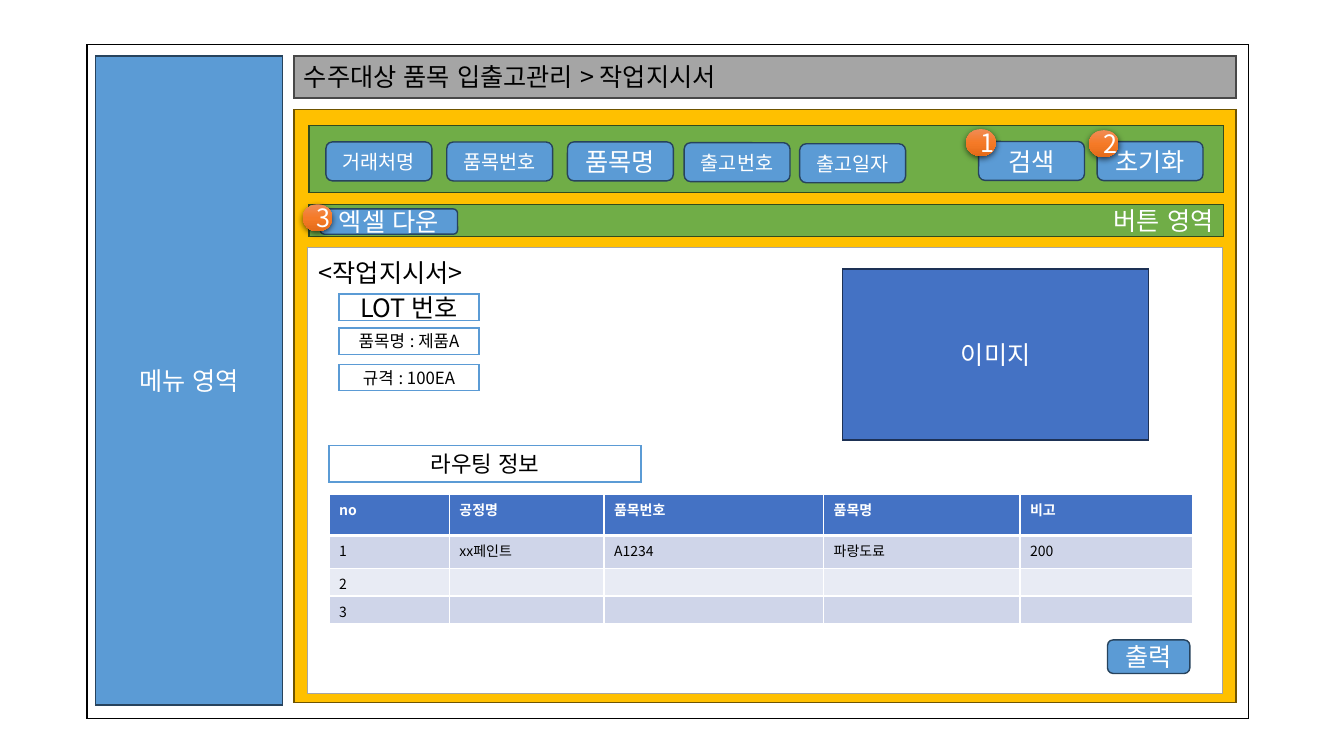
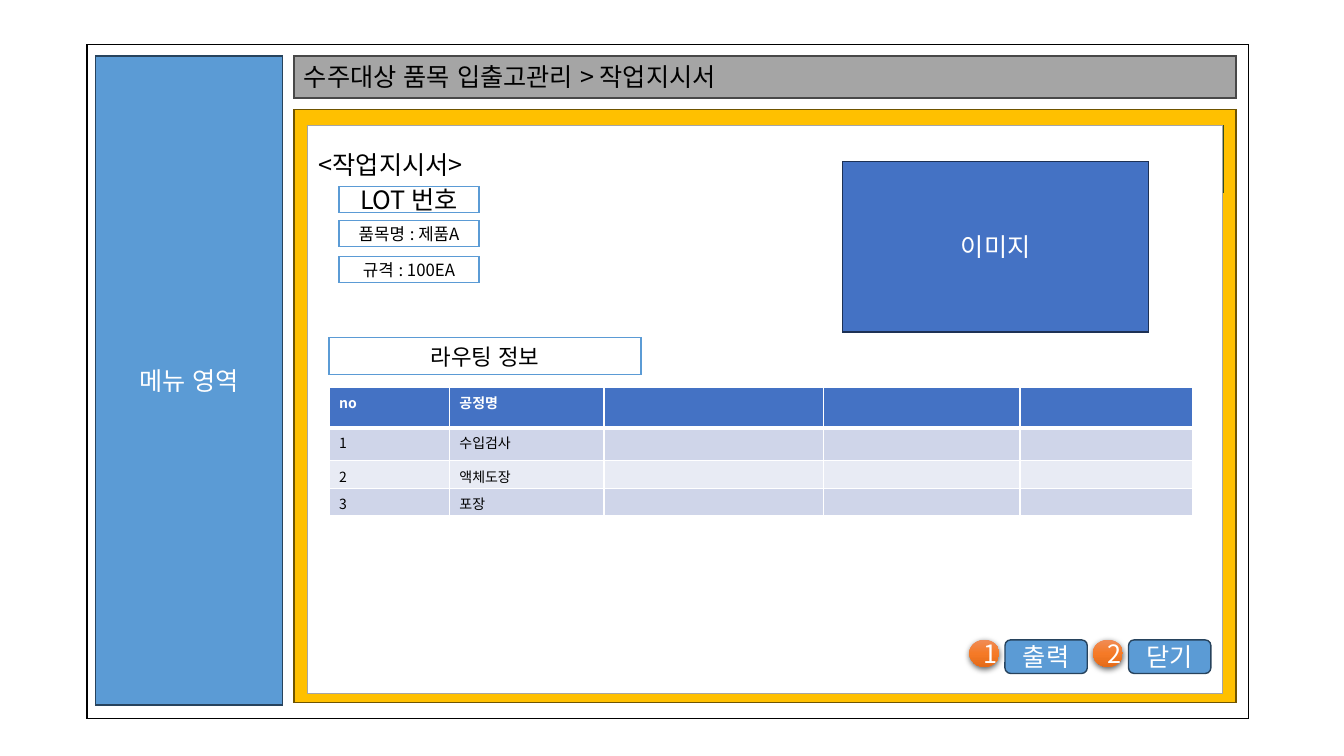
Before and after one commit to pky6147/ThreeCode, a slide deck: slide 19 of 문서/김성민/화면설계(진행현황, 작업지시,출하증 제외).pptx (slide 20 before the commit). Drawn at 1344x756 pixels with LibreOffice and Linux fonts; fonts in the diff are those of the drawing. Boxes give left, top, right and bottom in pixels: in the first picture for what was removed or moved away, otherwise in the second. Text is boxed around its words. In the diff, an @@ line names an element or a change of style, - is before the commit and + after.

```diff
--- a/문서/김성민/화면설계(진행현황, 작업지시,출하증 제외).pptx
+++ b/문서/김성민/화면설계(진행현황, 작업지시,출하증 제외).pptx
@@ rectangle: place and size @@
-rectangle at bbox=[308, 248, 1222, 694]
+rectangle at bbox=[308, 126, 1222, 694]
@@ rounded rectangle removed at bbox=[326, 142, 432, 181] @@
-거래처명
@@ rounded rectangle removed at bbox=[447, 142, 553, 181] @@
-품목번호
@@ rounded rectangle removed at bbox=[568, 142, 674, 181] @@
-품목명
@@ rounded rectangle removed at bbox=[685, 143, 790, 182] @@
-출고번호
@@ rounded rectangle removed at bbox=[800, 144, 905, 184] @@
-출고일자
@@ rounded rectangle removed at bbox=[979, 141, 1085, 180] @@
-검색
@@ rounded rectangle removed at bbox=[1097, 142, 1203, 181] @@
-초기화
@@ ellipse removed at bbox=[302, 205, 333, 232] @@
-3
@@ rectangle removed at bbox=[309, 205, 1223, 237] @@
-버튼 영역
@@ rounded rectangle removed at bbox=[321, 209, 458, 234] @@
-엑셀 다운
@@ rectangle "LOT 번호": place and size @@
-rectangle "LOT 번호" at bbox=[339, 294, 479, 321]
+rectangle "LOT 번호" at bbox=[339, 187, 479, 213]
@@ rectangle "규격 : 100EA": place and size @@
-rectangle "규격 : 100EA" at bbox=[339, 364, 479, 390]
+rectangle "규격 : 100EA" at bbox=[339, 257, 479, 283]
@@ 3 rectangles, 1 text, 1 table: place and size @@
-3 rectangles, 1 text, 1 table at bbox=[319, 261, 1193, 624]
+3 rectangles, 1 text, 1 table at bbox=[319, 153, 1193, 516]
@@ table at bbox=[330, 387, 1193, 516] @@
-row 1: no | 공정명 | 품목번호 | 품목명 | 비고
+row 1: no | 공정명 |  |  | 
-row 2: 1 | xx페인트 | A1234 | 파랑도료 | 200
+row 2: 1 | 수입검사 |  |  | 
-row 3, column 2: 
+row 3, column 2: 액체도장
-row 4, column 2: 
+row 4, column 2: 포장
@@ text in rectangle at bbox=[694, 390, 835, 422]: text added @@
+Content영역
@@ ellipse "1": place and size @@
-ellipse "1" at bbox=[966, 129, 996, 156]
+ellipse "1" at bbox=[970, 640, 1000, 667]
@@ rounded rectangle "출력": place and size @@
-rounded rectangle "출력" at bbox=[1108, 640, 1191, 674]
+rounded rectangle "출력" at bbox=[1005, 640, 1088, 674]
@@ ellipse "2": place and size @@
-ellipse "2" at bbox=[1089, 130, 1119, 157]
+ellipse "2" at bbox=[1093, 640, 1123, 667]
@@ rounded rectangle added at bbox=[1129, 640, 1212, 674], fill #5B9BD5, outline #28445D 1 pt, 18 pt, text #FFFFFF @@
+닫기
```
Also in this commit, not shown: 8 other slides changed, 2 slides added, 3 other files.
